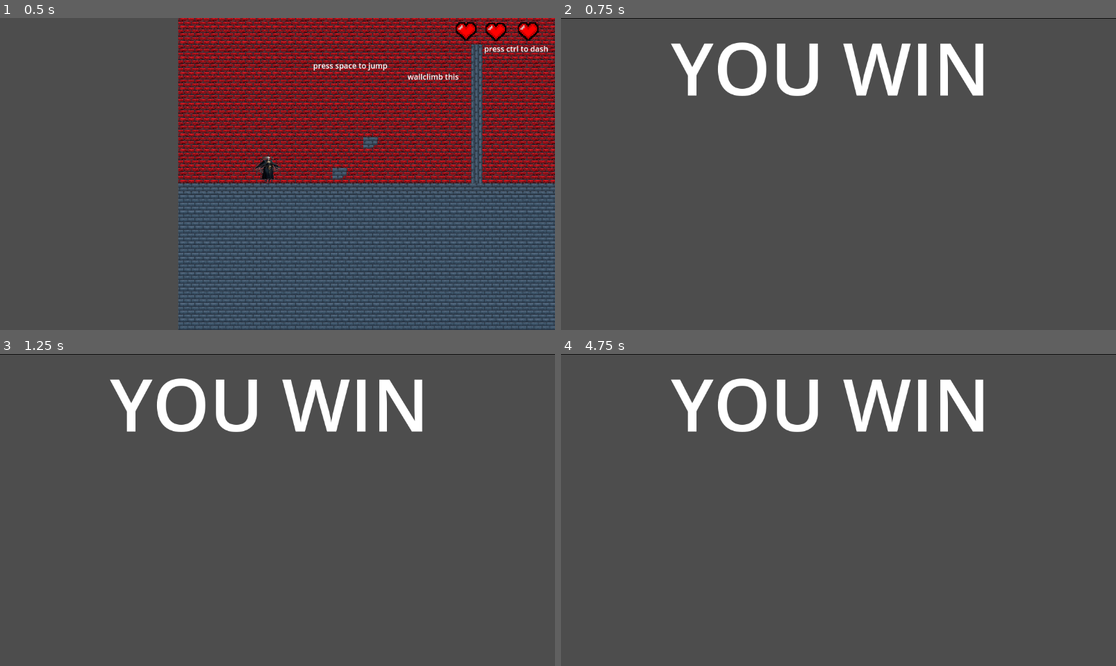
Above: before the commit, frames 1-4 (two rows, left to right).
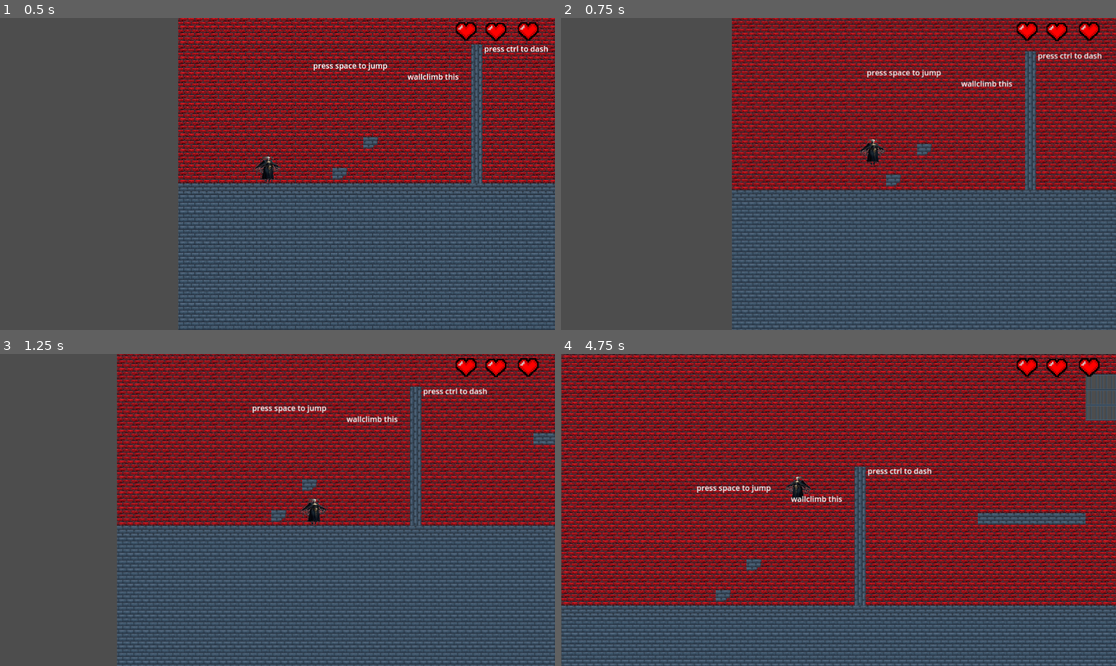
Above: after the commit, the same moments.

Repository: Vizl87/Sacred-run
Game: Godot game, scene res://level.tscn
Same seed, same stepped clock (60 frames per second), same inputs: the game is played once before the commit and once after it.
Inputs (mouse positions are in pixels of both pictures, inside the frame that each line leads up to):
- Up to frame 1 (0.5 s): no input
- Up to frame 2 (0.75 s): tap Space (jump) at 0.5 s; move the mouse to (960, 158) at 0.52 s; hold D (right) from 0.53 s (still down); tap Ctrl (dash) at 0.6 s
- Up to frame 3 (1.25 s): keep holding D (right); tap Space (jump) at 0.77 s; click (399, 494) at 0.8 s
- Up to frame 4 (4.75 s): tap Space (jump) at 1.25, 1.52, 2, 2.75, 3.02, 3.5, 3.77, 4.25, 4.52 s; move the mouse to (727, 525) at 1.27 s; click (727, 525) at 1.35 s; right-click (727, 525) at 1.55 s; move the mouse to (894, 441) at 2.02 s; release D (right) at 2.03 s; hold A (left) 2.03-2.78 s; hold Shift (run) 2.03-2.78 s; right-click (894, 441) at 2.1 s; move the mouse to (810, 572) at 2.77 s; hold D (right) 2.78-4.28 s; tap Shift (run) at 2.85 s; tap Ctrl (dash) at 3.05, 3.6 s; move the mouse to (1005, 556) at 3.52 s; click (1005, 556) at 3.8 s; move the mouse to (672, 463) at 4.27 s; hold A (left) from 4.28 s (still down); click (672, 463) at 4.35 s; right-click (672, 463) at 4.55 s

Frame 1 is identical in both runs. In frame 2, 62% of the frame differs, in the area x 0-100%, y 0-100%; in frame 3, 71%; in frame 4, 95%.

Commit message:
man finally

Diff:
--- a/WIN/win.gd
+++ b/WIN/win.gd
@@ -1,3 +1,7 @@
 extends Control
 
 @export var win: NinePatchRect
+
+
+func _on_button_pressed() -> void:
+	get_tree().quit()
--- a/WIN/win.tscn
+++ b/WIN/win.tscn
@@ -1,10 +1,13 @@
-[gd_scene load_steps=2 format=3 uid="uid://cawmoyo7wjyne"]
+[gd_scene load_steps=3 format=3 uid="uid://cawmoyo7wjyne"]
+
+[ext_resource type="Script" path="res://WIN/win.gd" id="1_e2b5o"]
 
 [sub_resource type="StyleBoxLine" id="StyleBoxLine_odf4c"]
 
 [node name="NinePatchRect" type="NinePatchRect"]
 offset_right = 1148.0
 offset_bottom = 651.0
+script = ExtResource("1_e2b5o")
 
 [node name="Label" type="Label" parent="."]
 layout_mode = 0
@@ -14,3 +17,13 @@
 theme_override_styles/normal = SubResource("StyleBoxLine_odf4c")
 text = "YOU WIN "
 horizontal_alignment = 1
+
+[node name="Button" type="Button" parent="."]
+layout_mode = 0
+offset_left = 318.0
+offset_top = 291.0
+offset_right = 945.0
+offset_bottom = 444.0
+text = "quit"
+
+[connection signal="pressed" from="Button" to="." method="_on_button_pressed"]
--- a/cassandracontroller.gd
+++ b/cassandracontroller.gd
@@ -38,6 +38,7 @@
 var emp_timer_active = false
 var timer = 7
 var timer_active = false
+var can_dash = true
 
 
 
@@ -57,7 +58,7 @@
 	# Handle jump deceleration when the jump key is released
 	if Input.is_action_just_pressed("jump") and (is_on_wall() or coyote_time_remaining > 0):
 		velocity.y = jump_force
-	# Handle horizontal movement (walking/running)
+
 	var speed
 	if Input.is_action_pressed("run") and is_on_floor():
 		speed = run_speed
@@ -65,14 +66,16 @@
 		speed = walk_speed
 
 	var direction := Input.get_axis("left", "right")
+
 	if direction != 0:
-		# Move player with acceleration
+
 		velocity.x = move_toward(velocity.x, direction * speed, speed * acceleration)
-		# Flip the sprite based on movement direction
+
 		$AnimatedSprite2D.flip_h = direction < 0
 	else:
-		# Decelerate when no direction is pressed
+
 		velocity.x = move_toward(velocity.x, 0, walk_speed * deceleration)
+
 
 
 
@@ -85,31 +88,31 @@
 
 
 	# Dash activation
-	if Input.is_action_just_pressed("dash") and direction != 0 and not is_dashing and dash_timer <= 0 and dash_amount <= 1:
+	if Input.is_action_just_pressed("dash") and direction != 0 and not is_dashing and dash_timer <= 0 and can_dash:
 		is_dashing = true
 		dash_start_position = position.x
 		dash_direction = direction
 		dash_timer = 0.5
-
-
-
-
-	# Perform dash movement
+		can_dash = false
+
+
 	if is_dashing:
 		var current_distance = abs(position.x - dash_start_position)
 		if current_distance >= dash_max_distance or is_on_wall():
 			is_dashing = false
 		else:
 			velocity.x = dash_direction * dash_speed * dash_curve.sample(current_distance / dash_max_distance)
-			velocity.y = 0  # Prevent vertical movement during dash
-	else:
-		pass
-
-	# Reduce the dash cooldown timer
+			velocity.y = 0
+
+
 	if dash_timer > 0:
 		dash_timer -= delta
 	if dash_timer == 0:
 		is_dashing = false
+
+
+	if is_on_floor() or is_on_wall():
+		can_dash = true
 
 
 	if Input.is_action_just_pressed("heal"):
--- a/level.tscn
+++ b/level.tscn
@@ -21,6 +21,8 @@
 _data = [Vector2(0, 0.742647), 0.0, 0.0, 0, 0, Vector2(1, 0.455882), -1.92736, 0.0, 0, 0]
 point_count = 2
 
+[sub_resource type="StyleBoxEmpty" id="StyleBoxEmpty_j8pv6"]
+
 [sub_resource type="RectangleShape2D" id="RectangleShape2D_fkhww"]
 size = Vector2(23, 53)
 
@@ -32,8 +34,6 @@
 
 [sub_resource type="RectangleShape2D" id="RectangleShape2D_3hxkd"]
 size = Vector2(228.25, 55)
-
-[sub_resource type="StyleBoxEmpty" id="StyleBoxEmpty_j8pv6"]
 
 [sub_resource type="RectangleShape2D" id="RectangleShape2D_sqxxx"]
 size = Vector2(62, 13.625)
@@ -207,7 +207,7 @@
 collision_mask = 3
 jump_force = -600.0
 dash_curve = SubResource("Curve_nmu1q")
-health_anim = NodePath("../ui/hearts")
+health_anim = NodePath("Camera2D/ui/hearts")
 
 [node name="CollisionShape2D" parent="cassandra" index="0"]
 position = Vector2(-9.25, -0.75)
@@ -217,6 +217,31 @@
 process_callback = 0
 position_smoothing_enabled = true
 position_smoothing_speed = 2.0
+
+[node name="ui" type="CanvasLayer" parent="cassandra/Camera2D"]
+
+[node name="Panel" type="Panel" parent="cassandra/Camera2D/ui"]
+offset_left = 133.0
+offset_top = -276.0
+offset_right = 375.0
+offset_bottom = -216.0
+
+[node name="pointslabel" type="Label" parent="cassandra/Camera2D/ui/Panel"]
+visible = false
+layout_mode = 1
+anchors_preset = -1
+anchor_top = -0.354
+anchor_bottom = -0.354
+offset_left = 138.0
+offset_top = -258.84
+offset_right = 325.0
+offset_bottom = -187.84
+
+[node name="hearts" parent="cassandra/Camera2D/ui" node_paths=PackedStringArray("player") instance=ExtResource("5_emprv")]
+theme_override_styles/panel = SubResource("StyleBoxEmpty_j8pv6")
+player = NodePath("../../..")
+
+[node name="ui" parent="cassandra/Camera2D/ui" instance=ExtResource("3_b20p7")]
 
 [node name="cassandra" type="Area2D" parent="cassandra"]
 
@@ -337,31 +362,6 @@
 text = "wallclimb this
 "
 
-[node name="ui" type="CanvasLayer" parent="."]
-
-[node name="Panel" type="Panel" parent="ui"]
-offset_left = 133.0
-offset_top = -276.0
-offset_right = 375.0
-offset_bottom = -216.0
-
-[node name="pointslabel" type="Label" parent="ui/Panel"]
-visible = false
-layout_mode = 1
-anchors_preset = -1
-anchor_top = -0.354
-anchor_bottom = -0.354
-offset_left = 138.0
-offset_top = -258.84
-offset_right = 325.0
-offset_bottom = -187.84
-
-[node name="hearts" parent="ui" node_paths=PackedStringArray("player") instance=ExtResource("5_emprv")]
-theme_override_styles/panel = SubResource("StyleBoxEmpty_j8pv6")
-player = NodePath("../../cassandra")
-
-[node name="ui" parent="ui" instance=ExtResource("3_b20p7")]
-
 [node name="PxArt(1)" type="Sprite2D" parent="."]
 visible = false
 show_behind_parent = true
@@ -750,7 +750,7 @@
 [node name="Area2D" type="Area2D" parent="."]
 
 [node name="CollisionShape2D" type="CollisionShape2D" parent="Area2D"]
-position = Vector2(-2471, -16.5)
+position = Vector2(3938, -1488)
 shape = SubResource("RectangleShape2D_d2n38")
 
 [connection signal="body_entered" from="Piiloansa" to="." method="_on_spike_body_entered"]
--- a/sprites/bone.gd
+++ b/sprites/bone.gd
@@ -15,7 +15,6 @@
 	# Connect to the body_entered signal to detect when the player collides with this collectible
 func _on_body_entered(body: Node2D) -> void:
 	if body.name == "cassandra":
-		emit_signal("collected")
 		collectible += 1
 
 		$"../AnimatedSprite2D".hide()
